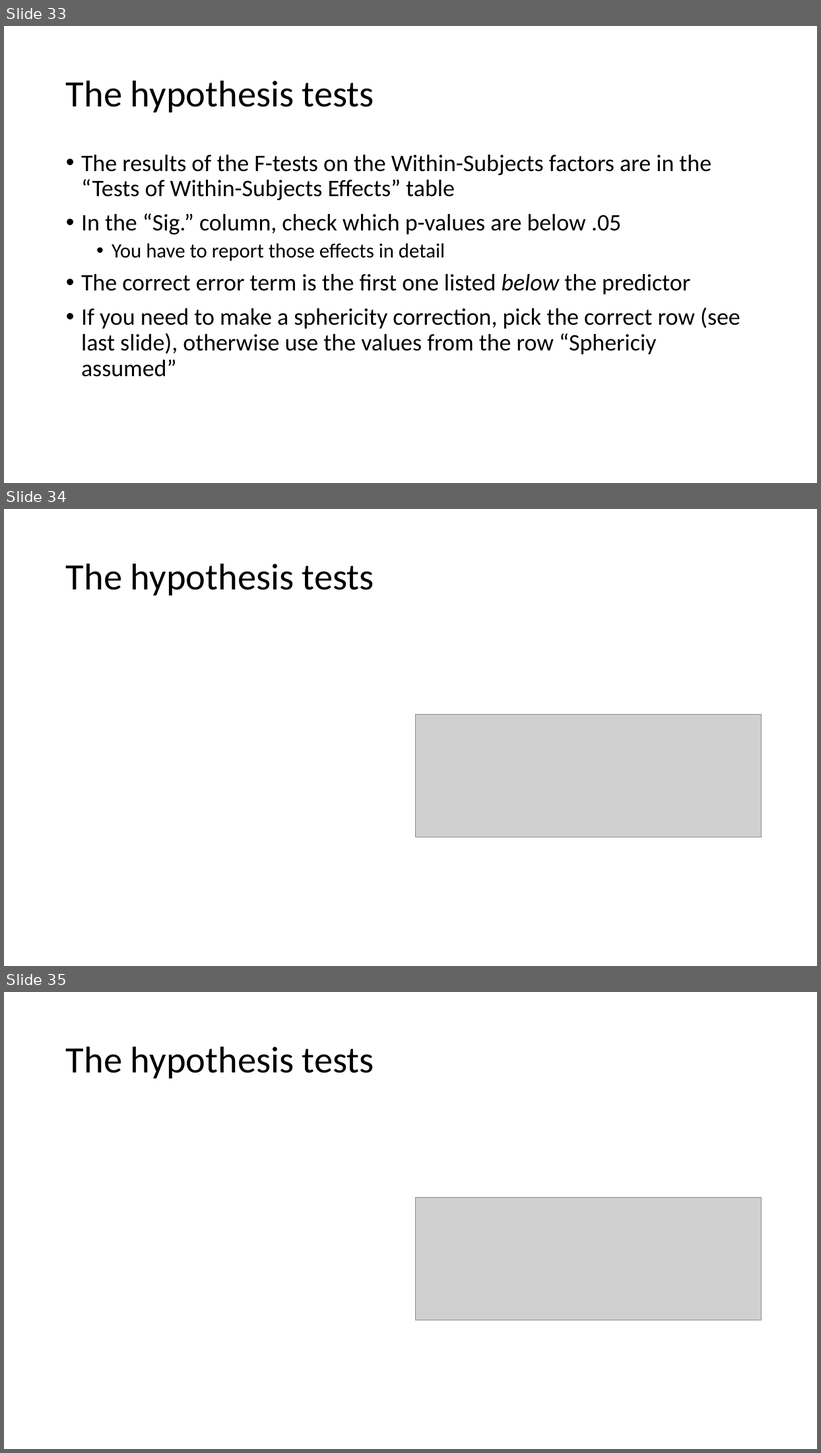
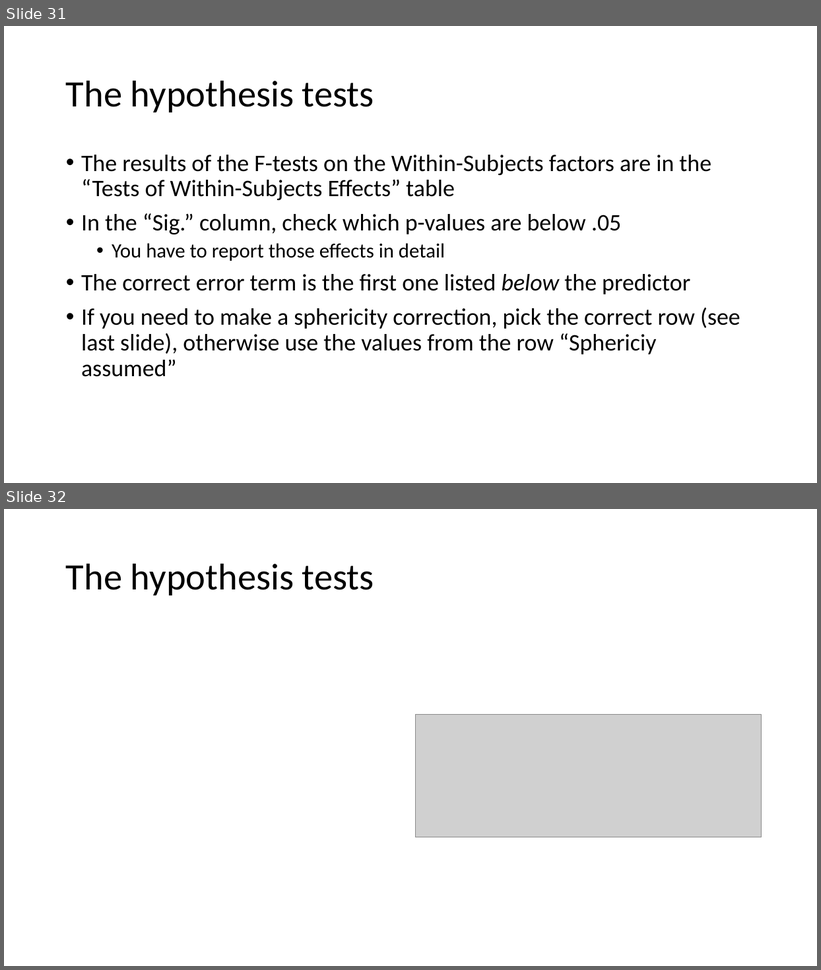
Before and after one commit to bernhardangele/BU-adv-stats, a slide deck: Homework 4/Homework 4 in SPSS.pptx. Shown one above the other, each under a label of ours: slides 33, 34 and 35 before the commit, slides 31 and 32 after it. The pictures are 821x1453 and 821x970 pixels, drawn with LibreOffice and Linux fonts; fonts in the diff are those of the drawing; grey boxes stand for pictures. Boxes give left, top, right and bottom in pixels: in the first picture for what was removed or moved away, otherwise in the second. Text is boxed around its words. In the diff, an @@ line names an element or a change of style, - is before the commit and + after.

```diff
--- a/Homework 4/Homework 4 in SPSS.pptx
+++ b/Homework 4/Homework 4 in SPSS.pptx
@@ slide 34 removed at box(4, 509, 817, 966), background #FFFFFF @@
@@ title removed at box(66, 563, 374, 595) @@
-The hypothesis tests
@@ picture removed at box(416, 714, 762, 838) @@
@@ what was slide 33 is now slide 31 @@
@@ what was slide 35 is now slide 32 @@
```
Also in this commit, not shown: 1 slide changed, 2 other slides removed, 8 other files.
